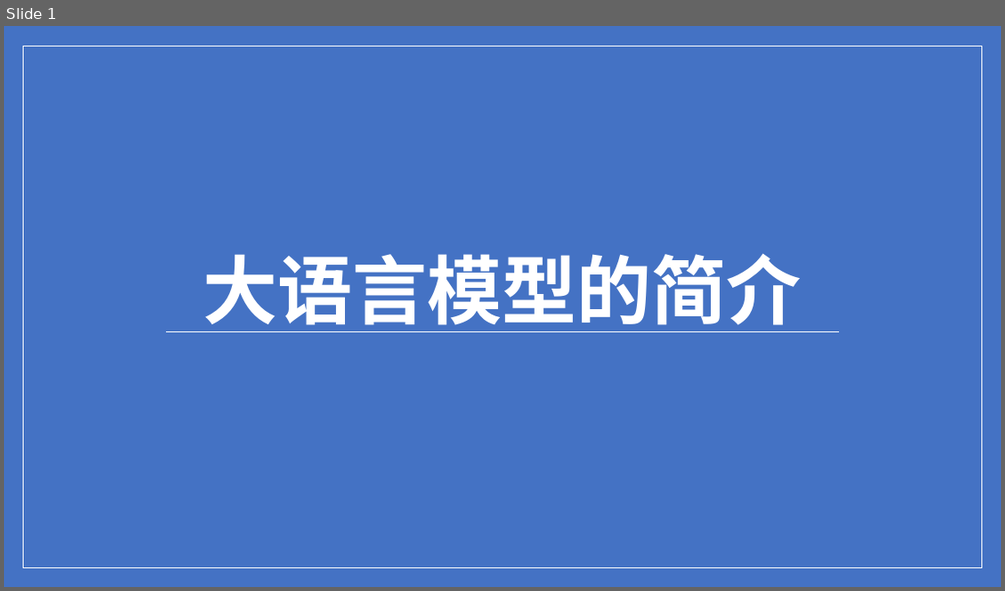
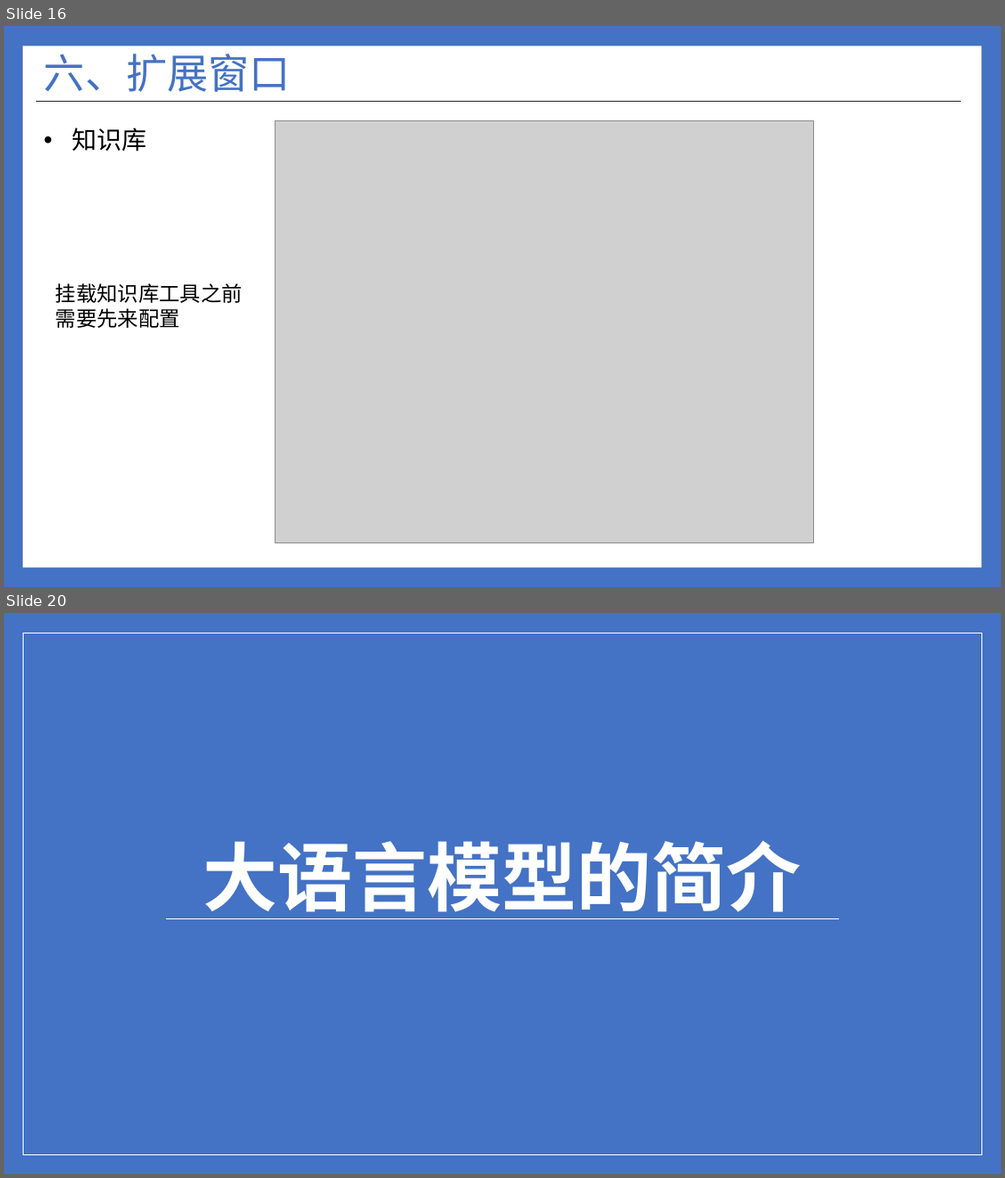
Before and after one commit to ylsdamxssjxxdd/eva, a slide deck: utils/软件介绍.pptx. Shown one above the other, each under a label of ours: slide 1 before the commit, slides 16 and 20 after it; the slides between them are not shown. The pictures are 1005x591 and 1005x1178 pixels, drawn with LibreOffice and Linux fonts; fonts in the diff are those of the drawing; grey boxes stand for pictures. Boxes give left, top, right and bottom in pixels: in the first picture for what was removed or moved away, otherwise in the second. Text is boxed around its words. In the diff, an @@ line names an element or a change of style, - is before the commit and + after.

```diff
--- a/utils/软件介绍.pptx
+++ b/utils/软件介绍.pptx
@@ slide 16 added at (4,26,1001,587), background #4472C4 @@
@@ rectangle added at (23,46,981,567), fill #FFFFFF @@
@@ title added at (44,54,291,92), 39.6 pt, text #4472C4 @@
+六、扩展窗口
@@ line added from (36, 102) to (961, 102), #262626 1 pt @@
@@ text added at (72,127,146,151), 24 pt, text #000000 @@
+• 知识库
@@ picture added at (275,121,813,543) @@
@@ text added at (56,283,243,328), 20 pt, text #000000 @@
+挂载知识库工具之前需要先来配置
@@ what was slide 1 is now slide 20 @@
```
Also in this commit, not shown: 6 slides changed, 17 other slides added, 1 slide removed, 14 other files.
